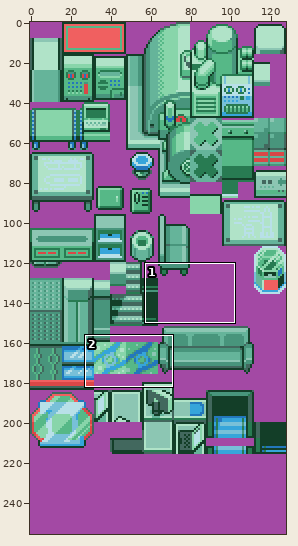
One commit to this sprite sheet: data/tilesets/secondary/ozone_interior/tiles.png. Above, an overview of the earlier version with the close-up marked.
Close-up. Before the edit:
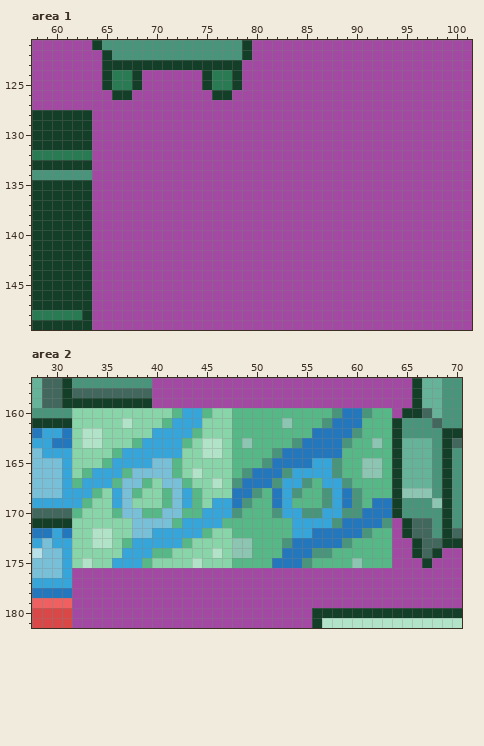
The file is 128x256 pixels. Shown: area 1: x 58..101, y 121..149; area 2: x 28..70, y 157..181.
Now the later version:
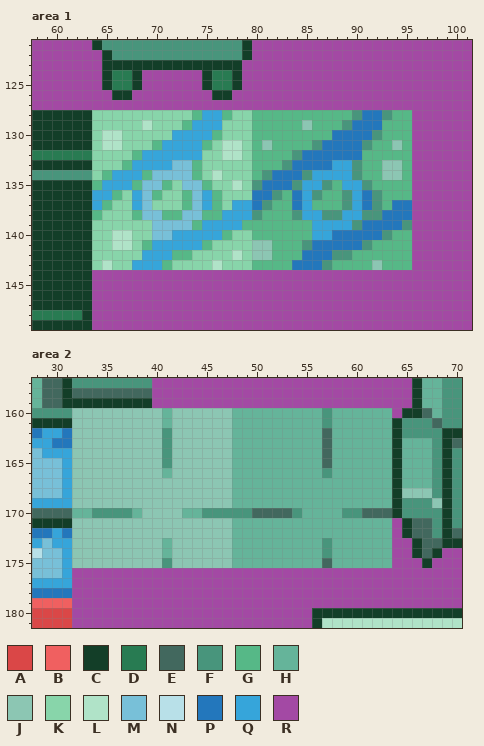
Palette (. is transparent): A #da4747  B #f06060  C #133e28  D #287b52  E #42685e  F #48957c  G #56b887  H #65b49a  J #8cc6b3  K #88d5aa  L #b0e3c8  M #78c0d8  N #b8e0e8  P #2377bc  Q #36a5da  R #a349a4
Edits made:
Changed rows in their new state; - is an unchanged pixel.
Area 1:
first column x 64:
128 KKKKKKKKKKGQQGKKGGGGGGGGGGFPPFGG
129 KKKKKLKKKGQQQKKKGGGGGJGGGFPPPGGG
130 KLLKKKKKQQQQGKKKGGGGGGGGPPPPFGGG
131 KLLKKKGQQQQGKLLKGJGGGGFPPPPFGGJG
132 KKKKGQQQQQQKKLLKGGGGFPPPPPPGGGGG
133 KKKGQQQQMMGKKKKKGGGFPPPPQQFGGJJG
134 KGQQQGMMMMGKLKKKGFPPPFQQQQFGGJJG
135 GQQQGMMGKMMGKKLKFPPPFQQFGQQFGGGG
136 QQGKQMGKKGMQGKKKPPFGPQFGGFQPFGGG
137 QGKKQMKKKGMQGKQQPFGGPQGGGFQPFGPP
138 GKKKGMMGGMMGGQQQFGGGFQQFFQQFFPPP
139 KKKKKKMMMMGQQQQGGGGGGGQQQQFPPPPF
140 KKLLKKMMQQQQQGKKGGGGGGQQPPPPPFGG
141 KKLLKGQQQQQGKKKKJJGGGFPPPPPFGGGG
142 KKKKKQQQGGKKKKLKJJGGGPPPFFGGGGGG
143 KLKKQQQGKKKKLKKKGGGGPPPFGGGGJGGG
Area 2:
first column x 32:
160 JJJJJJJJJHJJJJJJHHHHHHHHHFHHHHHH
161 JJJJJJJJJHJJJJJJHHHHHHHHH-HHHHHH
162 JJJJJJJJJFJJJJJJHHHHHHHHHEHHHHHH
163 JJJJJJJJJFJJJJJJHHHHHHHHHEHHHHHH
164 JJJJJJJJJFJJJJJJHHHHHHHHHEHHHHHH
165 JJJJJJJJJFJJJJJJHHHHHHHHHEHHHHHH
166 JJJJJJJJJHJJJJJJHHHHHHHHHFHHHHHH
167 JJJJJJJJJJJJJJJJHHHHHHHHHHHHHHHH
168 JJJJJJJJJJJJJJJJHHHHHHHHHHHHHHHH
169 JJJJJJJJJJJJJJJJHHHHHHHHHHHHHHHH
170 HHFFFFHJJJJHHFFF-FEEEEFHHHH--EEE
171 JJJJJJJJJJJJJJJJHHHHHHHHHHHHHHHH
172 JJJJJJJJJJJJJJJJHHHHHHHHHHHHHHHH
173 JJJJJJJJJHJJJJJJHHHHHHHHHFHHHHHH
174 JJJJJJJJJHJJJJJJHHHHHHHHH-HHHHHH
175 JJJJJJJJJFJJJJJJHHHHHHHHHEHHHHHH
